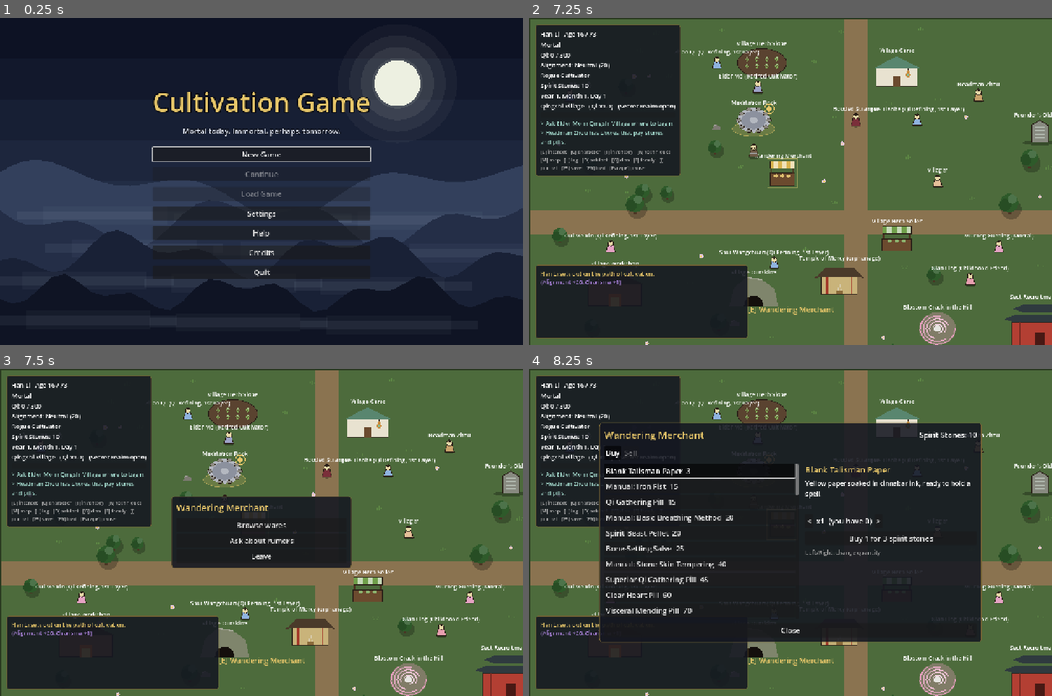
Above: before the commit, frames 1-4 (two rows, left to right).
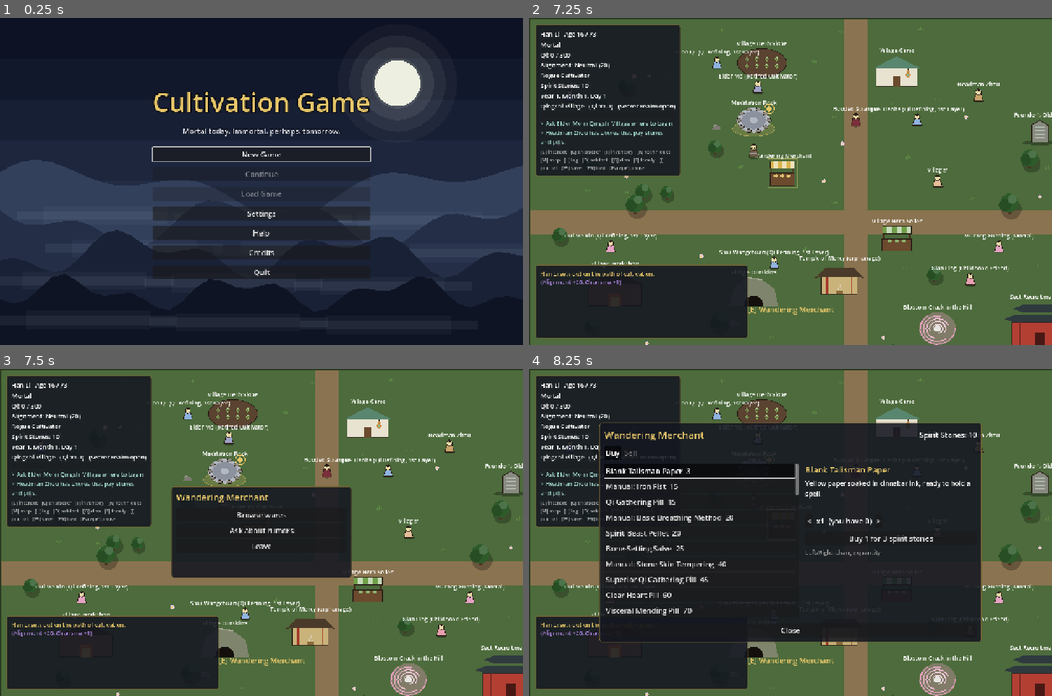
Above: after the commit, the same moments.

Repository: samridghimire/cultivation-game
Game: Godot game, scene res://src/ui/main_menu.tscn
Two runs of this game, one before a commit and one after it. Both use one fixed random seed, a clock stepped at 60 frames per second and the inputs below.
Inputs (mouse positions are in pixels of both pictures, inside the frame that each line leads up to):
- Up to frame 1 (0.25 s): no input
- Up to frame 2 (7.25 s): click "New Game" at 0.5 s; click "Begin" at 1.25 s; click "Reach for it." at 2 s; click "Protect those who cannot prot…" at 2.75 s; click "What are you?" at 3.5 s; click "Why me?" at 4.25 s; click "What are you?" at 5 s; click "..." at 5.75 s; click "Set out." at 6.5 s
- Up to frame 3 (7.5 s): tap Enter at 7.25 s; move the mouse to (376, 516) at 7.27 s; hold D (move_right) from 7.28 s (still down); hold E (interact) from 7.28 s (still down); click (376, 516) at 7.42 s
- Up to frame 4 (8.25 s): release D (move_right) at 8 s; release E (interact) at 8 s; click "Browse wares" at 8 s

Frames 1-2 are identical in both runs. In frame 3, 2.9% of the frame differs, in the area x 32-68%, y 35-64%; in frame 4, nothing differs.

Commit message:
[WU-022] Gamepad players can read disabled options' reasons
ChoiceMenu shows the focused option's reason in a description line; disabled options are focusable and inert.

Co-Authored-By: Claude Sonnet 5.5 <noreply@anthropic.com>
Claude-Session: https://claude.ai/code/session_01XMZnLdsGbCgtAfrfjjDnCB

Diff:
--- a/src/ui/choice_menu.gd
+++ b/src/ui/choice_menu.gd
@@ -7,6 +7,7 @@
 var _source: Node
 var _title: Label
 var _buttons: VBoxContainer
+var _description: Label
 
 
 func _init() -> void:
@@ -20,6 +21,10 @@
 	box.add_child(_title)
 	_buttons = VBoxContainer.new()
 	box.add_child(_buttons)
+	_description = UIStyle.label("", 14, Color(0.7, 0.7, 0.75))
+	_description.autowrap_mode = TextServer.AUTOWRAP_WORD_SMART
+	_description.custom_minimum_size = Vector2(0, 40)
+	box.add_child(_description)
 
 
 func _unhandled_input(event: InputEvent) -> void:
@@ -54,13 +59,27 @@
 	for option in options:
 		var b := UIStyle.button(option["label"], _choose.bind(option))
 		b.disabled = option.get("disabled", false)
-		b.tooltip_text = String(option.get("reason", ""))
+		var reason: String = String(option.get("reason", ""))
+		b.tooltip_text = reason
+		if b.disabled:
+			b.focus_mode = Control.FOCUS_ALL
+		b.focus_entered.connect(_show_reason.bind(reason))
+		b.mouse_entered.connect(_show_reason.bind(reason))
 		_buttons.add_child(b)
-	_buttons.add_child(UIStyle.button("Leave", close))
+	var leave := UIStyle.button("Leave", close)
+	leave.focus_entered.connect(_show_reason.bind(""))
+	_buttons.add_child(leave)
+	_description.text = ""
 	_focus_first.call_deferred()
 
 
+func _show_reason(reason: String) -> void:
+	_description.text = reason
+
+
 func _choose(option: Dictionary) -> void:
+	if option.get("disabled", false):
+		return
 	(option["action"] as Callable).call()
 	if option.get("keep_open", false) and visible and GameState.player.alive:
 		_rebuild()
--- a/src/world/interactables/inheritance_grounds.gd
+++ b/src/world/interactables/inheritance_grounds.gd
@@ -37,7 +37,7 @@
 	var reason := Inheritances.check_attempt(c, data, id, GameState.current_region, today, GameState.world_flags)
 	if reason != "":
 		label += " [%s]" % reason
-	return {"label": label, "action": GameState.attempt_inheritance.bind(id), "disabled": reason != "", "keep_open": true}
+	return {"label": label, "action": GameState.attempt_inheritance.bind(id), "disabled": reason != "", "reason": reason, "keep_open": true}
 
 
 ## What a trial tests, e.g. "fight: Stone Ape, Dangerous" or "needs Constitution 11".
--- a/src/world/interactables/secret_realm_entrance.gd
+++ b/src/world/interactables/secret_realm_entrance.gd
@@ -45,4 +45,4 @@
 	var reason := SecretRealms.check_enter(c, data, realm_id, GameState.current_region, today)
 	if reason != "":
 		label += " [%s]" % reason
-	return {"label": label, "action": GameState.enter_secret_realm.bind(realm_id), "disabled": reason != "", "keep_open": true}
+	return {"label": label, "action": GameState.enter_secret_realm.bind(realm_id), "disabled": reason != "", "reason": reason, "keep_open": true}
--- a/tests/unit/test_focus_audit.gd
+++ b/tests/unit/test_focus_audit.gd
@@ -115,3 +115,36 @@
 	hud.free()
 	gs.end_session()
 	await _frames()
+
+
+class ReasonSource extends Node:
+	var display_name := "Reason Stone"
+	var used := false
+
+	func menu_options() -> Array[Dictionary]:
+		return [
+			{"label": "Open", "action": func() -> void: pass},
+			{"label": "Locked", "action": _use, "disabled": true, "reason": "Needs a key."},
+		]
+
+	func _use() -> void:
+		used = true
+
+
+## WU-022: a gamepad can land on a disabled option and read why; accepting does nothing.
+func test_choice_menu_shows_reason_of_focused_disabled_option() -> void:
+	var menu := ChoiceMenu.new()
+	_tree().root.add_child(menu)
+	var src := ReasonSource.new()
+	menu.open_for(src)
+	await _frames()
+	var locked: Button = menu._buttons.get_child(1)
+	assert_true(locked.disabled and locked.focus_mode == Control.FOCUS_ALL, "disabled option is focusable")
+	assert_true((menu._buttons.get_child(0) as Button).has_focus(), "first enabled option gets focus first")
+	locked.grab_focus()
+	await _frames()
+	assert_eq(menu._description.text, "Needs a key.", "reason shown")
+	locked.emit_signal("pressed")
+	assert_false(src.used, "disabled option does nothing")
+	menu.queue_free()
+	src.free()
